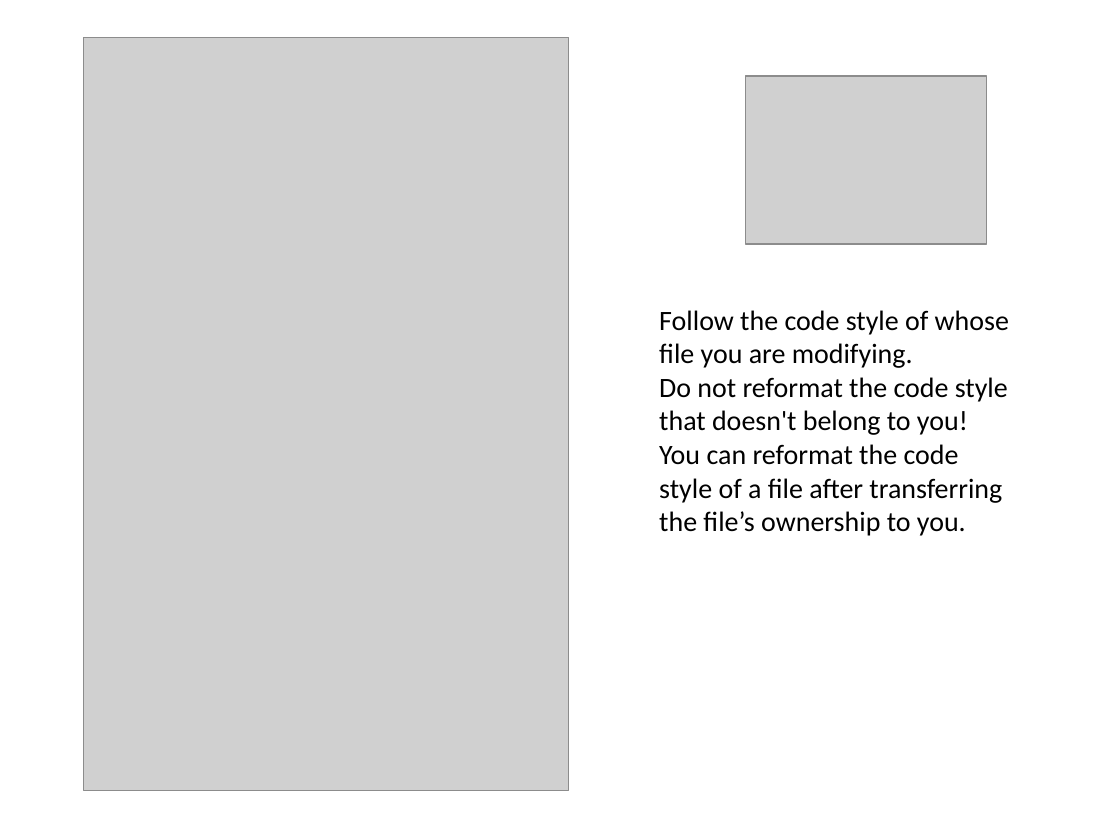
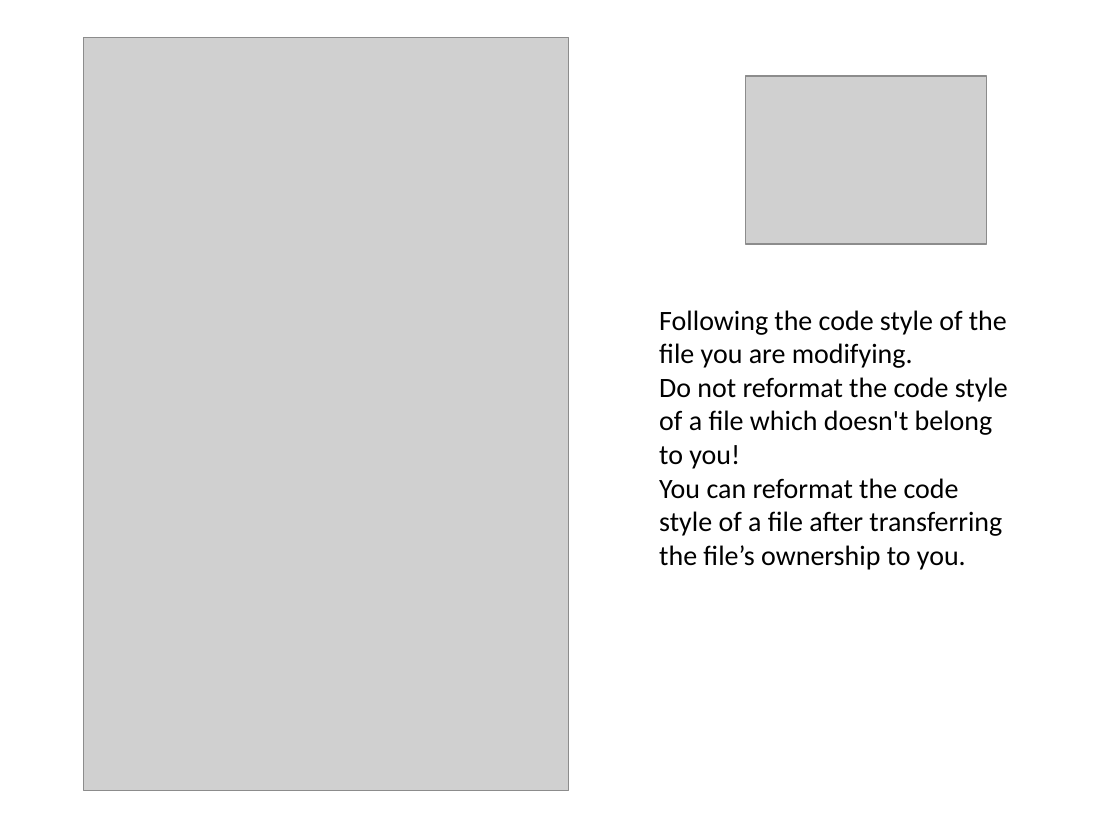
Before and after one commit to guoyu07/NotesPublic, a slide deck: slide 5 of Aario-PPT/IT/2. Aario's Code Style Guide.pptx. Drawn at 1120x840 pixels with LibreOffice and Linux fonts; fonts in the diff are those of the drawing; grey boxes stand for pictures. Boxes give left, top, right and bottom in pixels: in the first picture for what was removed or moved away, otherwise in the second. Text is boxed around its words. In the diff, an @@ line names an element or a change of style, - is before the commit and + after.

```diff
--- a/Aario-PPT/IT/2. Aario's Code Style Guide.pptx
+++ b/Aario-PPT/IT/2. Aario's Code Style Guide.pptx
@@ text at (659, 310, 1008, 469): text changed @@
-Follow the code style of whose file you are modifying.
-Do not reformat the code style that doesn't belong to you!
+Following the code style of the file you are modifying.
+Do not reformat the code style of a file which doesn't belong to you!
```
Also in this commit, not shown: 2 other slides changed, 5 other files.
